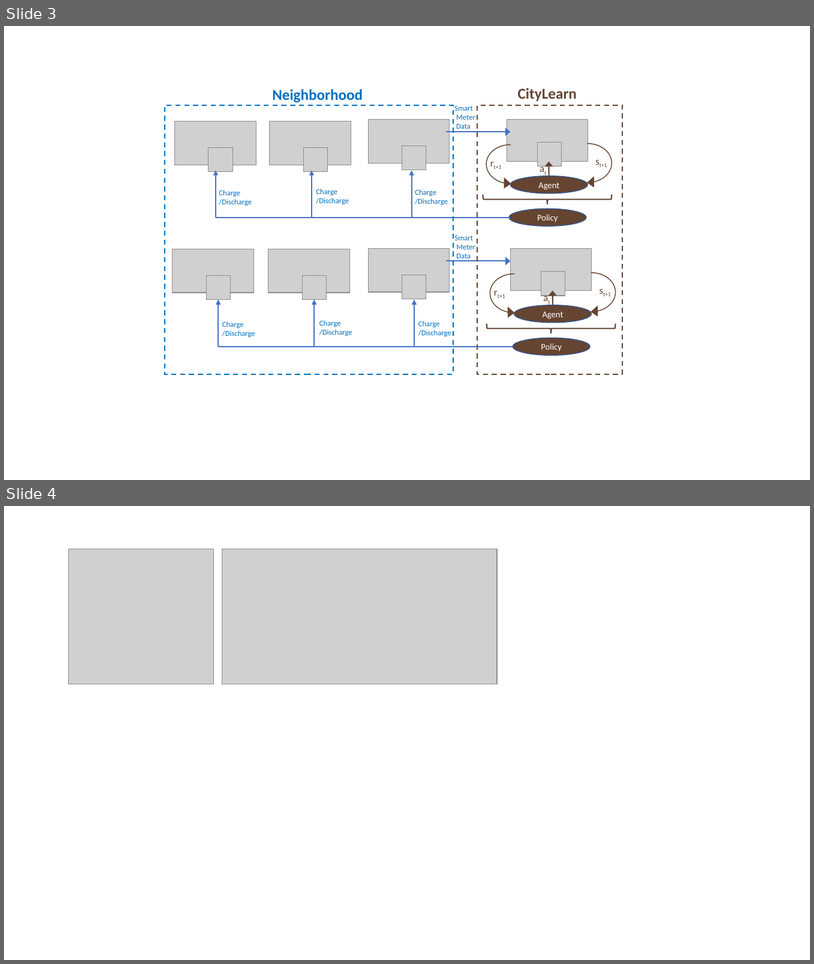
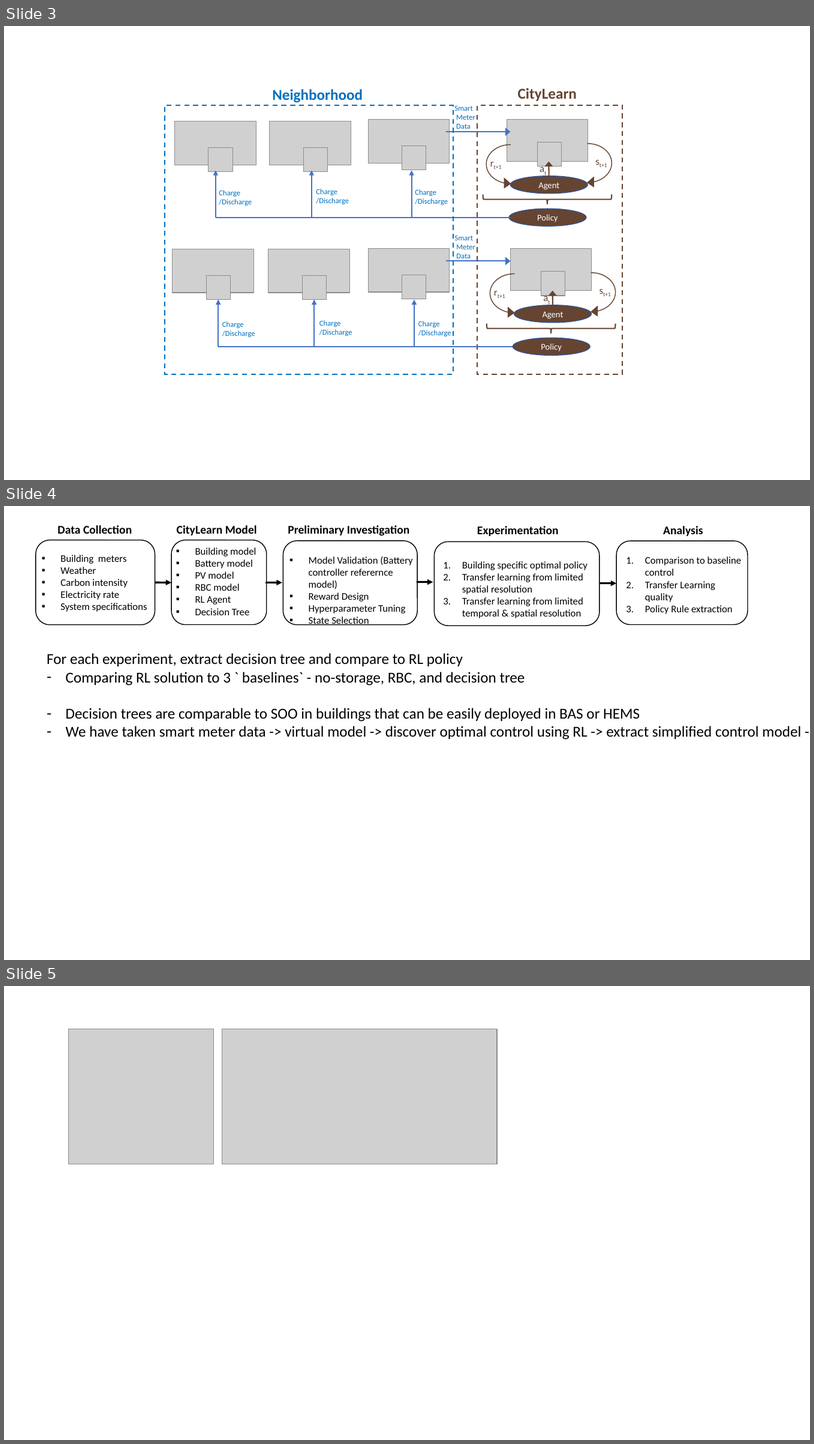
Before and after one commit to intelligent-environments-lab/merlin-apen-2023, a slide deck: figures/scratch.pptx. Shown one above the other, each under a label of ours: slides 3 and 4 before the commit, slides 3, 4 and 5 after it. The pictures are 814x964 and 814x1444 pixels, drawn with LibreOffice and Linux fonts; fonts in the diff are those of the drawing; grey boxes stand for pictures. Boxes give left, top, right and bottom in pixels: in the first picture for what was removed or moved away, otherwise in the second. Text is boxed around its words. In the diff, an @@ line names an element or a change of style, - is before the commit and + after.

Commit message:
updated

```diff
--- a/figures/scratch.pptx
+++ b/figures/scratch.pptx
@@ slide 4 added at [4, 506, 810, 960], background #FFFFFF @@
@@ rounded rectangle added at [36, 540, 155, 625], outline #000000 1 pt @@
@@ text added at [57, 525, 132, 534], 14 pt, text #000000, bold @@
+Data Collection
@@ rounded rectangle added at [171, 540, 267, 625], outline #000000 1 pt @@
@@ text added at [177, 525, 257, 535], 14 pt, text #000000, bold @@
+CityLearn Model
@@ rounded rectangle added at [284, 540, 418, 625], outline #000000 1 pt @@
@@ text added at [288, 525, 410, 536], 14 pt, text #000000, bold @@
+Preliminary Investigation
@@ rounded rectangle added at [435, 541, 600, 626], outline #000000 1 pt @@
@@ text added at [477, 526, 559, 536], 14 pt, text #000000, bold @@
+Experimentation
@@ rounded rectangle added at [617, 541, 748, 625], outline #000000 1 pt @@
@@ text added at [663, 526, 704, 536], 14 pt, text #000000, bold @@
+Analysis
@@ text added at [60, 555, 147, 612], 12 pt, text #000000 @@
+▪ Building meters
+▪ Weather
+▪ Carbon intensity
+▪ Electricity rate
+▪ System specifications
@@ text added at [195, 547, 256, 615], 12 pt, text #000000 @@
+▪ Building model
+▪ Battery model
+▪ PV model
+▪ RBC model
+▪ RL Agent
+▪ Decision Tree
@@ text added at [309, 556, 413, 625], 12 pt, text #000000 @@
+▪ Model Validation (Battery controller referernce model)
+▪ Reward Design
+▪ Hyperparameter Tuning
+▪ State Selection
@@ text added at [645, 556, 742, 614], 12 pt, text #000000 @@
+1. Comparison to baseline control
+2. Transfer Learning quality
+3. Policy Rule extraction
@@ text added at [462, 561, 588, 618], 12 pt, text #000000 @@
+1. Building specific optimal policy
+2. Transfer learning from limited spatial resolution
+3. Transfer learning from limited temporal & spatial resolution
@@ arrow added from (155, 582) to (171, 582), #000000 2.25 pt @@
@@ arrow added from (266, 582) to (282, 583), #000000 2.25 pt @@
@@ arrow added from (417, 582) to (434, 582), #000000 2.25 pt @@
@@ arrow added from (600, 583) to (617, 583), #000000 2.25 pt @@
@@ text added at [47, 653, 801, 739], 18 pt, text #000000 @@
+For each experiment, extract decision tree and compare to RL policy
+– Comparing RL solution to 3 ` baselines` - no-storage, RBC, and decision tree
+– Decision trees are comparable to SOO in buildings that can be easily deployed in BAS or HEMS
+– We have taken smart meter data -> virtual model -> discover optimal control using RL -> extract simplified control model -> deply in HEMS
@@ what was slide 4 is now slide 5 @@
```
